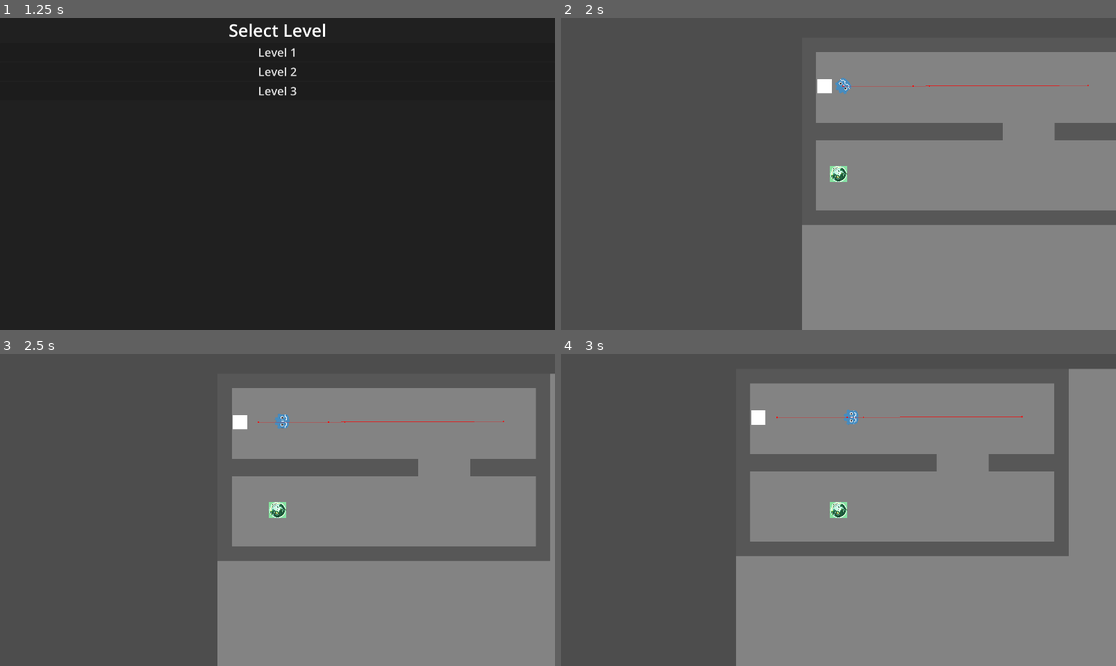
Above: before the commit, frames 1-4 (two rows, left to right).
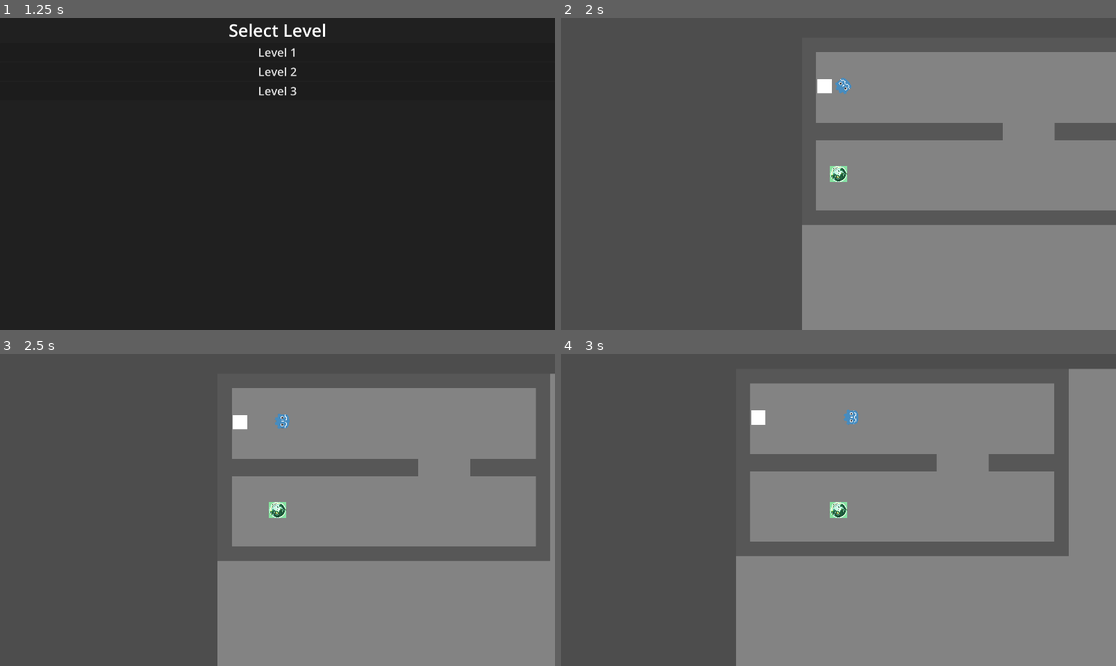
Above: after the commit, the same moments.

Repository: AmirH32/Bot-Or-Not
Game: Godot game, scene res://scenes/world.tscn
Two runs of this game, one before a commit and one after it. Both use one fixed random seed, a clock stepped at 60 frames per second and the inputs below.
Inputs:
- Up to frame 1 (1.25 s): click "Start" at 0.5 s
- Up to frame 2 (2 s): click "Level 1" at 1.25 s
- Up to frame 3 (2.5 s): hold Right (ui_right) from 2.03 s (still down)
- Up to frame 4 (3 s): release Right (ui_right) at 2.78 s; hold Down (ui_down) from 2.78 s (still down)

Frame 1 is identical in both runs. In frame 2, 0.1% of the frame differs, in the area x 50-96%, y 21-23%; in frame 3, 0.1%; in frame 4, 0.1%, in the area x 38-84%, y 19-21%.

Commit message:
adjusted levels

Diff:
--- a/scenes/ai_navigation.tscn
+++ b/scenes/ai_navigation.tscn
@@ -21,7 +21,6 @@
 [node name="AI_navigation" type="NavigationAgent2D" parent="."]
 path_desired_distance = 5.0
 target_desired_distance = 5.0
-debug_enabled = true
 debug_path_custom_color = Color(1, 0, 0, 1)
 
 [node name="human_detector" type="Area2D" parent="."]
--- a/scenes/levels/level_1.tscn
+++ b/scenes/levels/level_1.tscn
@@ -13,7 +13,10 @@
 
 [node name="Level1" instance=ExtResource("1_e3uxy")]
 
-[node name="WinArea" parent="." index="0"]
+[node name="NavigationRegion2D" parent="." index="0"]
+navigation_polygon = SubResource("NavigationPolygon_nljkw")
+
+[node name="WinArea" parent="." index="1"]
 position = Vector2(78, 168)
 
 [node name="Wall5" parent="." index="4" instance=ExtResource("1_kda31")]
@@ -24,13 +27,12 @@
 position = Vector2(136, 178)
 rot_speed = 2.0
 path = Array[Vector2]([Vector2(142, 166), Vector2(990, 166), Vector2(990, 480), Vector2(560, 480)])
+view_dist = 500.0
+fov = 0.75
 
 [node name="Wall6" parent="." index="6" instance=ExtResource("1_kda31")]
 position = Vector2(1000, 325)
 scale = Vector2(250, 60)
 
-[node name="NavigationRegion2D" parent="." index="8"]
-navigation_polygon = SubResource("NavigationPolygon_nljkw")
-
 [node name="Player" parent="." index="9"]
 position = Vector2(127, 472)
--- a/scenes/levels/level_3.tscn
+++ b/scenes/levels/level_3.tscn
@@ -12,6 +12,9 @@
 agent_radius = 30.0
 
 [node name="Level1" instance=ExtResource("1_uepbj")]
+
+[node name="NavigationRegion2D" parent="." index="0"]
+navigation_polygon = SubResource("NavigationPolygon_1sptf")
 
 [node name="Wall5" parent="." index="5" instance=ExtResource("2_srdr6")]
 position = Vector2(125, 499)
@@ -67,8 +70,8 @@
 position = Vector2(98, 424)
 speed = 200.0
 path = Array[Vector2]([Vector2(160, 420), Vector2(160, 250), Vector2(900, 250), Vector2(900, 420)])
-view_dist = 500.0
-fov = 1.0
+view_dist = 150.0
+fov = 0.913
 
 [node name="AI2" parent="." index="17" instance=ExtResource("4_g5l4q")]
 position = Vector2(650, 350)
@@ -80,8 +83,5 @@
 view_dist = 2000.0
 fov = 0.059
 
-[node name="NavigationRegion2D" parent="." index="18"]
-navigation_polygon = SubResource("NavigationPolygon_1sptf")
-
 [node name="Player" parent="." index="19"]
 position = Vector2(94, 544)
